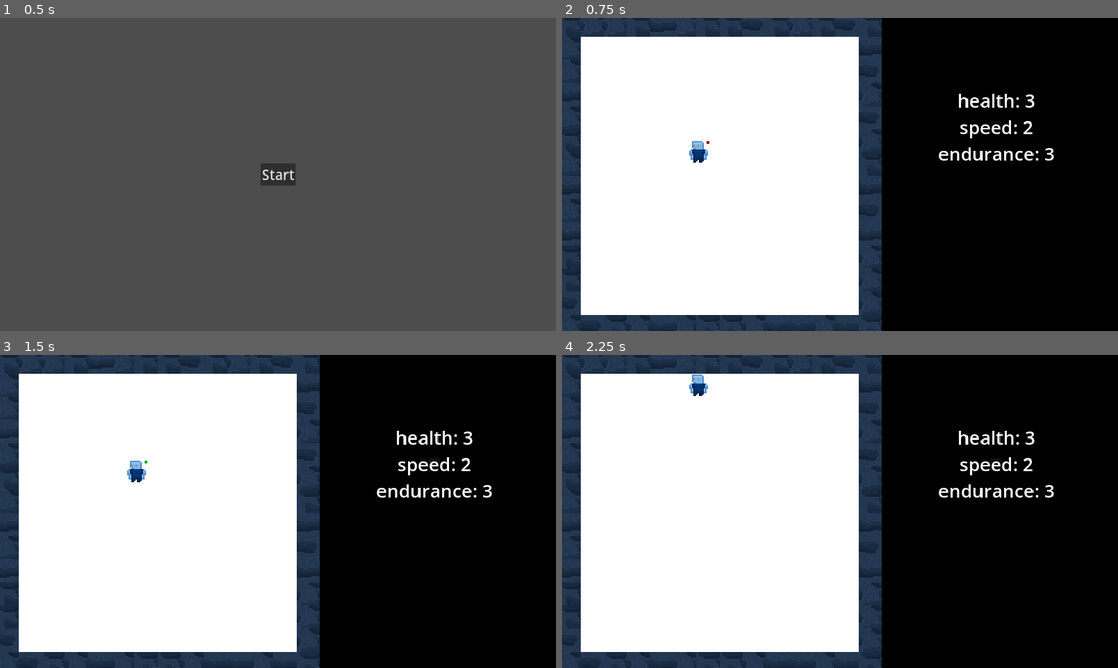
Above: before the commit, frames 1-4 (two rows, left to right).
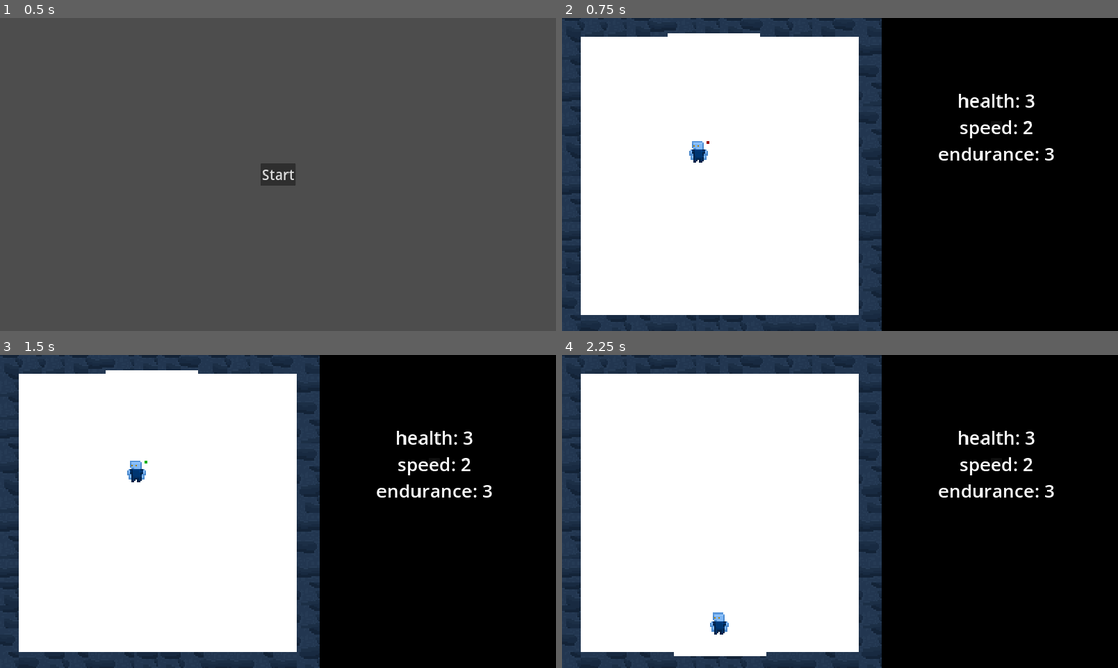
Above: after the commit, the same moments.

Repository: calvinowen27/LiveDieEscape
Game: Godot game, scene res://scenes/ui/title_screen.tscn
Same seed, same stepped clock (60 frames per second), same inputs: the game is played once before the commit and once after it.
Inputs:
- Up to frame 1 (0.5 s): no input
- Up to frame 2 (0.75 s): click "Start" at 0.5 s
- Up to frame 3 (1.5 s): tap Enter at 1.25 s; hold W (move_up) from 1.28 s (still down); hold Shift (run) from 1.28 s (still down)
- Up to frame 4 (2.25 s): keep holding W (move_up); release Shift (run) at 2.03 s; tap Shift (run) at 2.1 s

Frame 1 is identical in both runs. In frame 2, 0.2% of the frame differs, in the area x 19-36%, y 4-6%; in frame 3, 0.2%; in frame 4, 0.6%, in the area x 20-37%, y 6-97%.

Commit message:
room changing appears to be working correctly :D

Diff:
--- a/globals/event_bus.gd
+++ b/globals/event_bus.gd
@@ -1,3 +1,4 @@
 extends Node
 
 signal start_game
+signal change_room(level_idx: int, room_idx: int)
--- a/globals/game.gd
+++ b/globals/game.gd
@@ -24,4 +24,4 @@
 		# switch scene to main
 		SceneManager.switch_scene_to("main")
 		_is_game_running = true
-		RoomManager.set_curr_room(0, 0)
+		RoomManager.set_curr_room(0, 0, null)
--- a/globals/room_manager.gd
+++ b/globals/room_manager.gd
@@ -5,27 +5,71 @@
 var _curr_room_idx: int
 var _player: Node2D
 
+var _rooms = {}
+
 func get_player() -> Node2D:
 	return _player
 
-func set_curr_room(level_idx: int, room_idx: int) -> void:
-	var new_room_resource = load("res://scenes/levels/level_%d/room_%d_%d.tscn" % [level_idx, level_idx, room_idx])
-	var new_room = new_room_resource.instantiate()
+func set_curr_room(level_idx: int, room_idx: int, door: Door) -> void:
+	# get room instance
+	var new_room = _get_room(level_idx, room_idx)
 
-	print(SceneManager.get_curr_scene())
+	_curr_room_idx = room_idx
 
+	change_room(new_room, door)
+
+	EventBus.change_room.emit.bind(level_idx, room_idx).call_deferred()
+
+func change_room(new_room: Room, door: Door):
+	# game rect is parent of room
 	var game_rect = SceneManager.get_curr_scene().get_node("%GameRect")
 	if game_rect == null:
 		print_debug("set_curr_room(): failed to set room (GameRect null)")
 		return
 
 	if _curr_room != null:
-		game_rect.remove_child(_curr_room)
+		game_rect.remove_child.bind(_curr_room).call_deferred()
 
-	game_rect.add_child(new_room)
+	# change out rooms
+	game_rect.add_child.bind(new_room).call_deferred()
 	_curr_room = new_room
-	_curr_room_idx = room_idx
 	_player = _curr_room.get_node("Player")
+
+	if door != null:
+		var next_door = get_door(door.get_next_door())
+		move_player_to_door(next_door)
+		_player.position = next_door.get_node("SpawnLocation").global_position
+
+func move_player_to_door(next_door: Door) -> void:
+	_player.position = next_door.get_node("SpawnLocation").global_position
+
+func get_door(door_idx: int) -> Door:
+	return _curr_room.get_node("Door%d" % door_idx)
+
+func _get_room(level_idx: int, room_idx: int) -> Node:
+	if level_idx in _rooms.keys():
+		var level_rooms = _rooms[level_idx]
+		if room_idx < level_rooms.size():
+			var room = _rooms[level_idx][room_idx]
+			if room != null:
+				return room
+	else:
+		# level not seen yet
+		_rooms[level_idx] = []
+
+	var level_rooms = _rooms[level_idx]
+
+	# if level not seen, room not seen
+	# if level and room seen this is skipped
+	while room_idx >= level_rooms.size():
+		level_rooms.append(null)
+
+	var new_room_resource = load("res://scenes/levels/level_%d/room_%d_%d.tscn" % [level_idx, level_idx, room_idx])
+	var new_room = new_room_resource.instantiate()
+
+	level_rooms[room_idx] = new_room
+
+	return new_room
 
 func get_curr_room() -> Room:
 	return _curr_room
--- a/scenes/levels/door.gd
+++ b/scenes/levels/door.gd
@@ -1,11 +1,18 @@
 extends Area2D
 
+class_name Door
+
 var _room_idx = 0
-@export var next_level: int
-@export var next_room: int
-@export var next_door: int
+@export var _next_level: int
+@export var _next_room: int
+@export var _next_door: int
 
 @export var locked = false
+
+var _activated = false # if door can be used
+
+func _init() -> void:
+	EventBus.change_room.connect(_on_room_change)
 
 func _ready() -> void:
 	_room_idx = RoomManager.get_curr_room_idx()
@@ -14,8 +21,23 @@
 	pass
 
 func _on_body_entered(body: Node2D) -> void:
-	if body == RoomManager.get_player() and not locked:
-		RoomManager.set_curr_room(next_level, next_room)
+	if _activated and body == RoomManager.get_player() and not locked:
+		RoomManager.set_curr_room(_next_level, _next_room, self)
+		_activated = false
+
+func _on_room_change(level_idx: int, room_idx: int) -> void:
+	var parent_room = get_parent()
+	if parent_room.get_level_idx() == level_idx and parent_room.get_room_idx() == room_idx:
+		start_activation()
+
+func start_activation() -> void:
+	$ActivationTimer.start()
+
+func _on_activation_timer_timeout() -> void:
+	_activated = true
+
+func get_next_door() -> int:
+	return _next_door
 
 func unlock() -> void:
 	locked = false
--- a/scenes/levels/door.tscn
+++ b/scenes/levels/door.tscn
@@ -3,13 +3,31 @@
 [ext_resource type="Script" path="res://scenes/levels/door.gd" id="1_wxue2"]
 
 [sub_resource type="RectangleShape2D" id="RectangleShape2D_o6co3"]
-size = Vector2(32, 317)
+size = Vector2(32, 319.25)
 
 [node name="Door" type="Area2D"]
 script = ExtResource("1_wxue2")
 
 [node name="CollisionShape2D" type="CollisionShape2D" parent="."]
-position = Vector2(6, 148.5)
+position = Vector2(0, 0.375)
 shape = SubResource("RectangleShape2D_o6co3")
 
+[node name="ColorRect" type="ColorRect" parent="CollisionShape2D"]
+anchors_preset = 15
+anchor_right = 1.0
+anchor_bottom = 1.0
+offset_left = -16.0
+offset_top = -159.0
+offset_right = 16.0
+offset_bottom = 160.0
+grow_horizontal = 2
+grow_vertical = 2
+
+[node name="SpawnLocation" type="Marker2D" parent="."]
+position = Vector2(100, 0)
+
+[node name="ActivationTimer" type="Timer" parent="."]
+one_shot = true
+
 [connection signal="body_entered" from="." to="." method="_on_body_entered"]
+[connection signal="timeout" from="ActivationTimer" to="." method="_on_activation_timer_timeout"]
--- a/scenes/levels/level_0/room_0_0.tscn
+++ b/scenes/levels/level_0/room_0_0.tscn
@@ -1,5 +1,11 @@
-[gd_scene load_steps=2 format=3 uid="uid://cyw3gwmvgg68m"]
+[gd_scene load_steps=3 format=3 uid="uid://cyw3gwmvgg68m"]
 
 [ext_resource type="PackedScene" uid="uid://dba8521dhd5ro" path="res://scenes/levels/room.tscn" id="1_obo4y"]
+[ext_resource type="PackedScene" uid="uid://78xjhgygrik8" path="res://scenes/levels/door.tscn" id="2_0nwva"]
 
 [node name="Room0_0" instance=ExtResource("1_obo4y")]
+
+[node name="Door0" parent="." index="3" instance=ExtResource("2_0nwva")]
+position = Vector2(526, 68)
+rotation = 1.5708
+_next_room = 1
--- /dev/null
+++ b/scenes/levels/level_0/room_0_1.tscn
@@ -0,0 +1,11 @@
+[gd_scene load_steps=3 format=3 uid="uid://bb1tgidnjrhfg"]
+
+[ext_resource type="PackedScene" uid="uid://dba8521dhd5ro" path="res://scenes/levels/room.tscn" id="1_3b385"]
+[ext_resource type="PackedScene" uid="uid://78xjhgygrik8" path="res://scenes/levels/door.tscn" id="2_6rxug"]
+
+[node name="Room0_1" instance=ExtResource("1_3b385")]
+_room_idx = 1
+
+[node name="Door0" parent="." index="3" instance=ExtResource("2_6rxug")]
+position = Vector2(546, 1024)
+rotation = -1.5708
--- a/scenes/levels/room.gd
+++ b/scenes/levels/room.gd
@@ -1,3 +1,12 @@
 extends Node
 
 class_name Room
+
+@export var _level_idx: int
+@export var _room_idx: int
+
+func get_level_idx() -> int:
+	return _level_idx
+
+func get_room_idx() -> int:
+	return _room_idx
